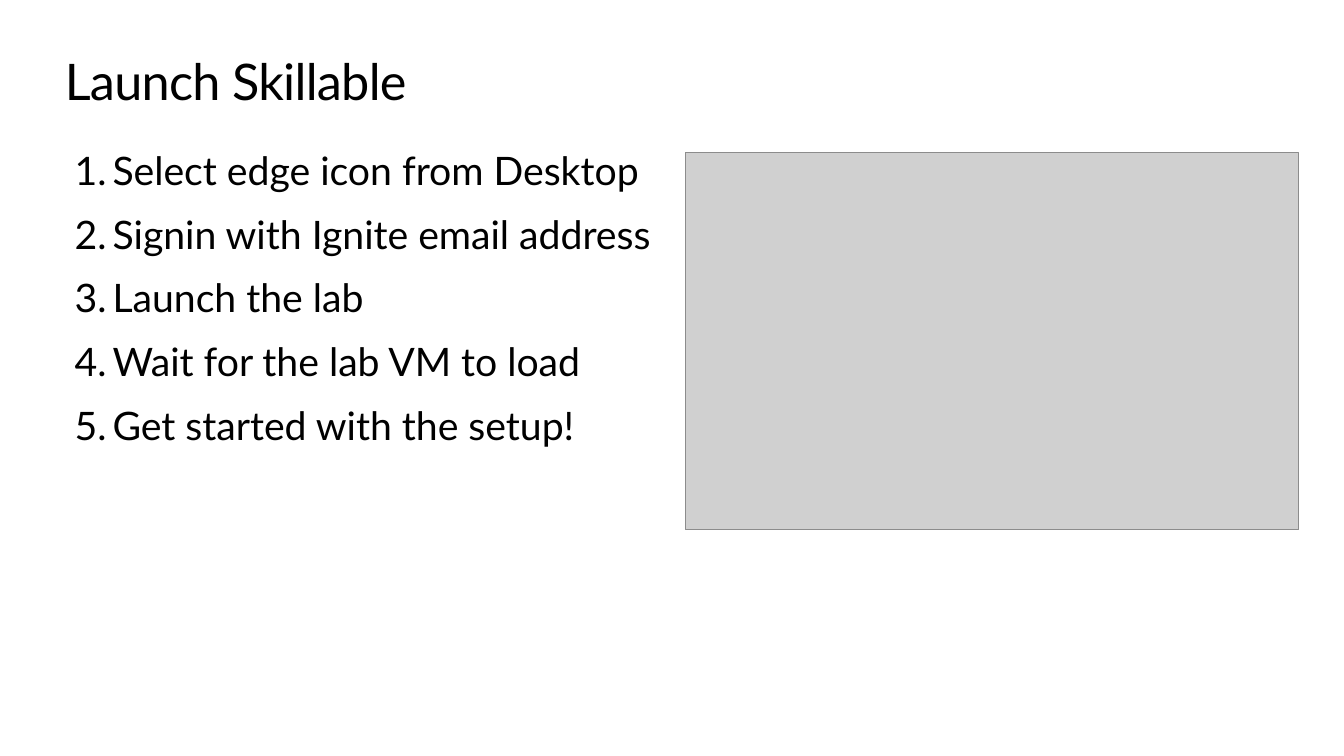
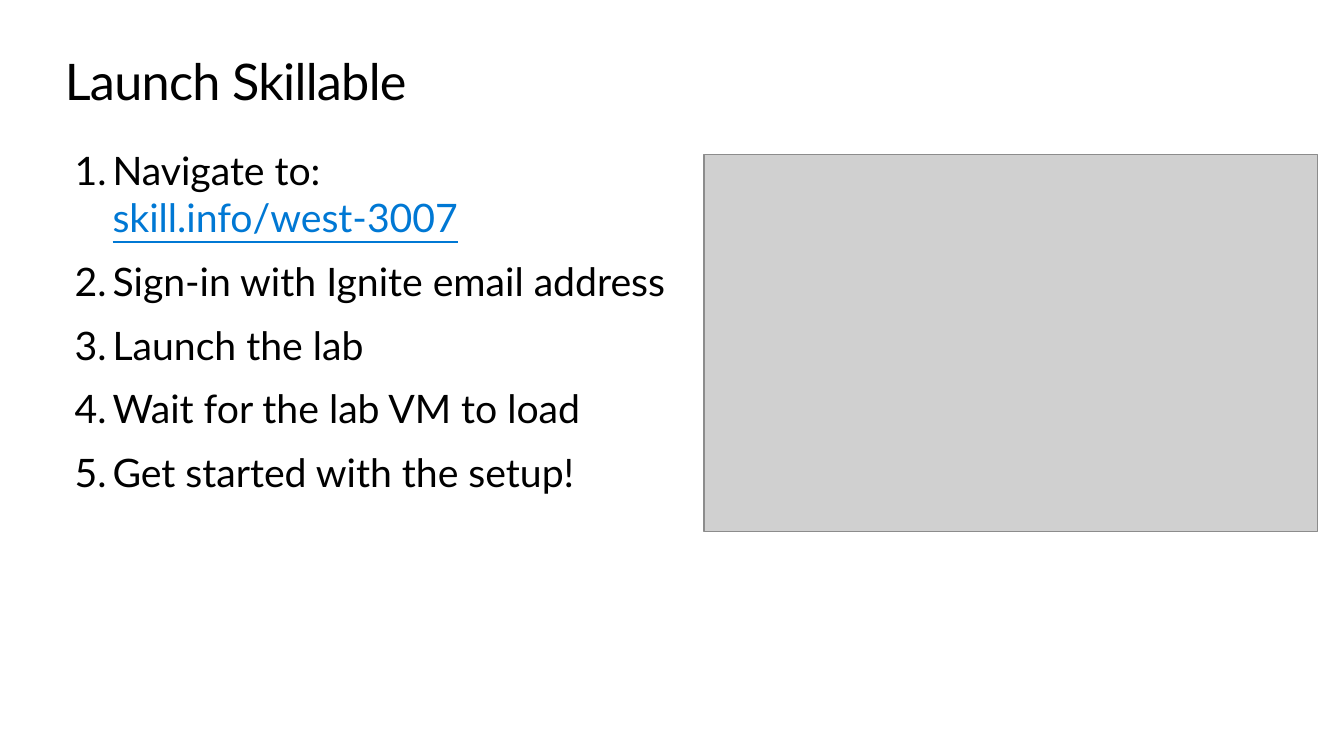
Before and after one commit to microsoft/ignite26-LAB673, a slide deck: slide 22 of LAB673.pptx. Drawn at 1344x756 pixels with LibreOffice and Linux fonts; fonts in the diff are those of the drawing; grey boxes stand for pictures; background and template pictures are left out. Boxes give left, top, right and bottom in pixels: in the first picture for what was removed or moved away, otherwise in the second. Text is boxed around its words. In the diff, an @@ line names an element or a change of style, - is before the commit and + after.

```diff
--- a/LAB673.pptx
+++ b/LAB673.pptx
@@ text at (113,156,665,303): text changed @@
-1. Select edge icon from Desktop
-2. Signin with Ignite email address
+1. Navigate to:
+   skill.info/west-3007
+2. Sign-in with Ignite email address
@@ picture: place and size @@
-picture at (686,153,1300,530)
+picture at (704,154,1318,531)
```
Also in this commit, not shown: 3 other slides changed.
